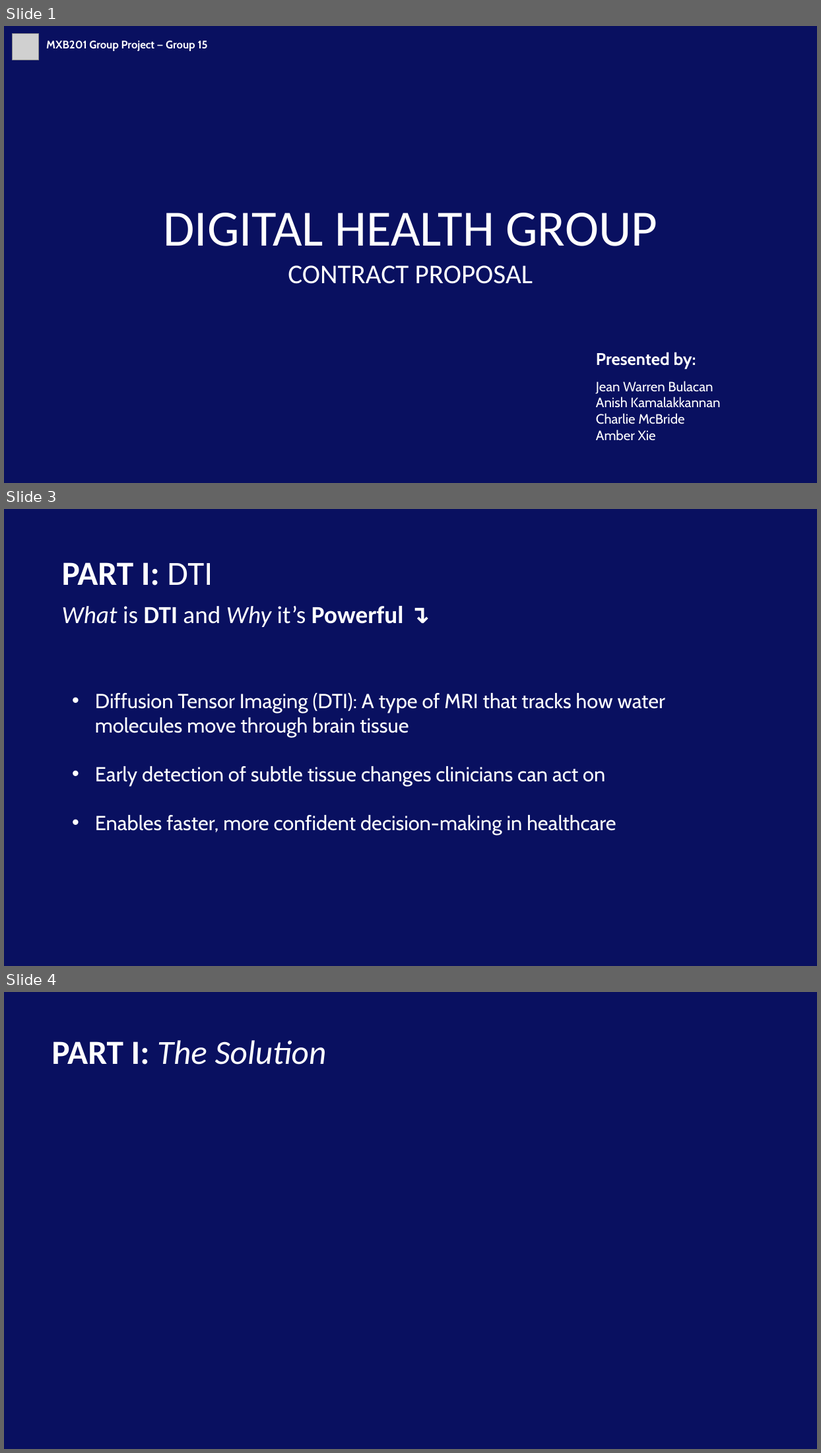
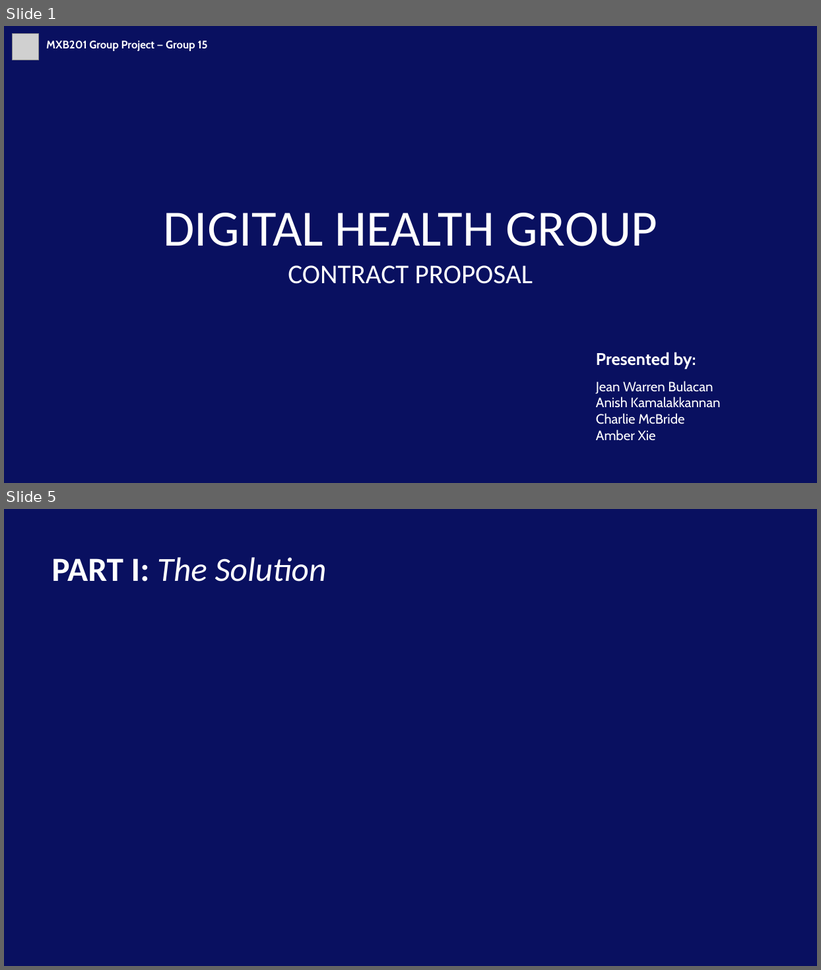
Before and after one commit to Neepa04/MXB201Group15, a slide deck: Report/Presentation.pptx. Shown one above the other, each under a label of ours: slides 1, 3 and 4 before the commit, slides 1 and 5 after it; the slides between them are not shown. The pictures are 821x1453 and 821x970 pixels, drawn with LibreOffice and Linux fonts; fonts in the diff are those of the drawing; grey boxes stand for pictures; background and template pictures are left out. Boxes give left, top, right and bottom in pixels: in the first picture for what was removed or moved away, otherwise in the second. Text is boxed around its words. In the diff, an @@ line names an element or a change of style, - is before the commit and + after.

```diff
--- a/Report/Presentation.pptx
+++ b/Report/Presentation.pptx
@@ slide 3 removed at [4, 509, 817, 966], background picture (left out) @@
@@ text removed at [62, 562, 213, 586] @@
-PART I: DTI
@@ text removed at [62, 606, 403, 627] @@
-What is DTI and Why it’s Powerful ↴
@@ subtitle removed at [95, 693, 666, 835] @@
-• Diffusion Tensor Imaging (DTI): A type of MRI that tracks how water molecules move through brain tissue
-• Early detection of subtle tissue changes clinicians can act on
-• Enables faster, more confident decision-making in healthcare
@@ what was slide 4 is now slide 5 @@
```
Also in this commit, not shown: 3 slides added, 1 other slide removed.
